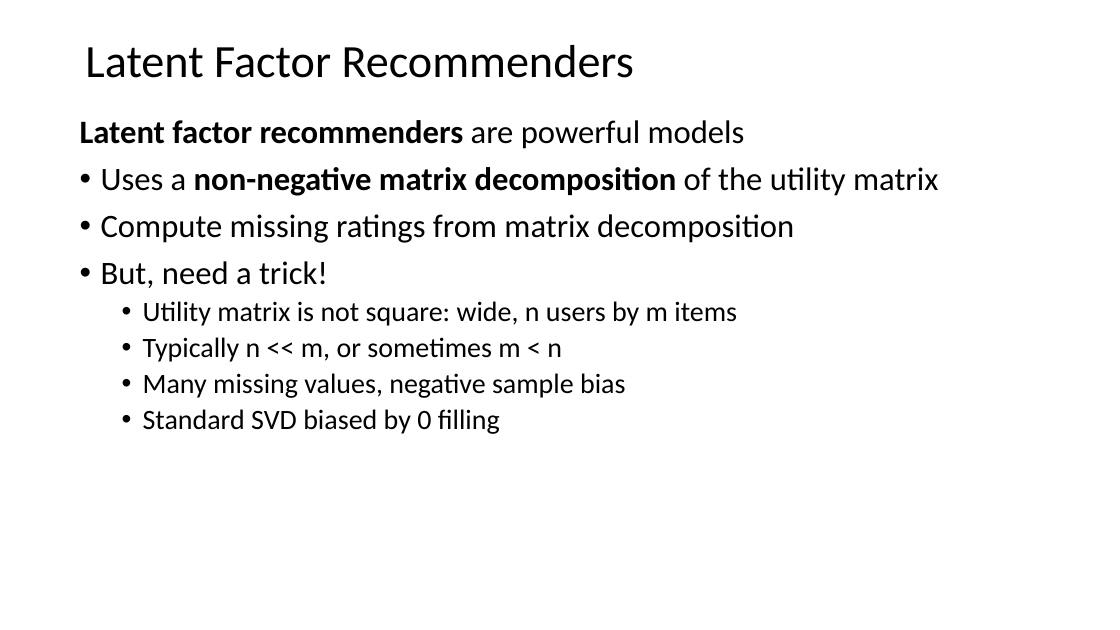
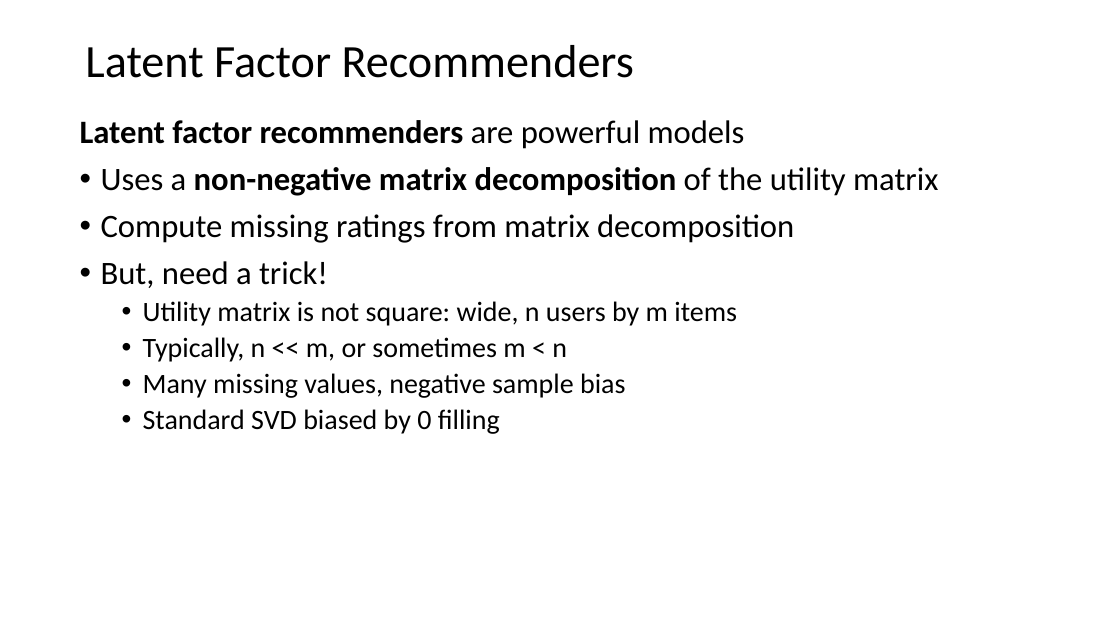
Before and after one commit to tenevian/Harvard-SSP-Data-Mining, a slide deck: slide 49 of slides/7_RecommenderSystems.pptx. Drawn at 1120x630 pixels with LibreOffice and Linux fonts; fonts in the diff are those of the drawing. Boxes give left, top, right and bottom in pixels: in the first picture for what was removed or moved away, otherwise in the second. Text is boxed around its words. In the diff, an @@ line names an element or a change of style, - is before the commit and + after.

```diff
--- a/slides/7_RecommenderSystems.pptx
+++ b/slides/7_RecommenderSystems.pptx
@@ text at (143, 337, 567, 362): text changed @@
-  • Typically n << m, or sometimes m < n
+  • Typically, n << m, or sometimes m < n
```
Also in this commit, not shown: 6 other slides changed.
